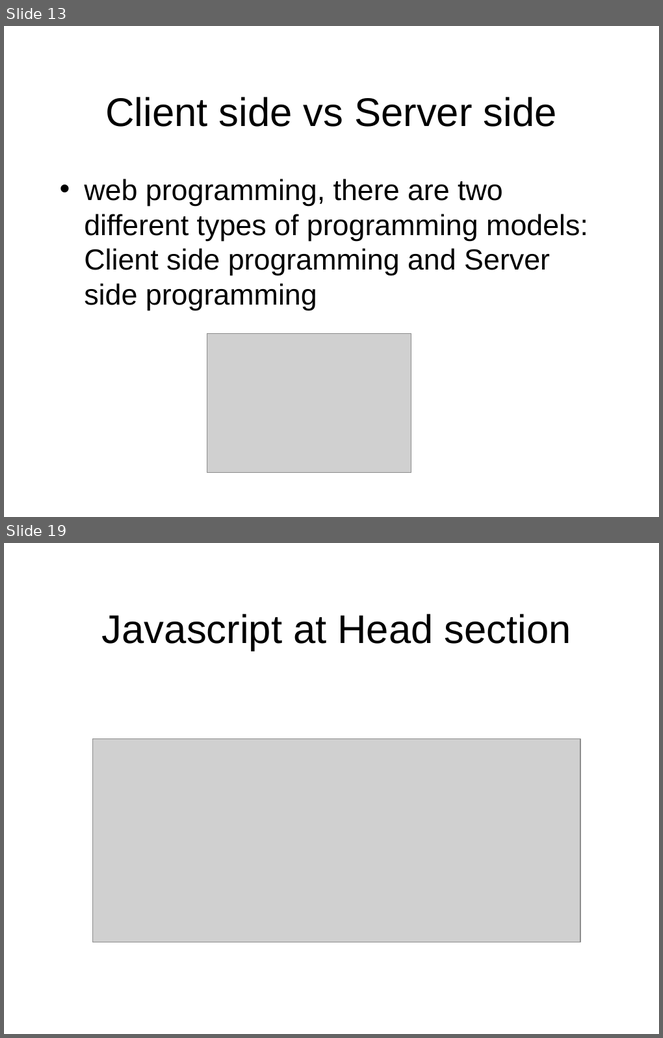
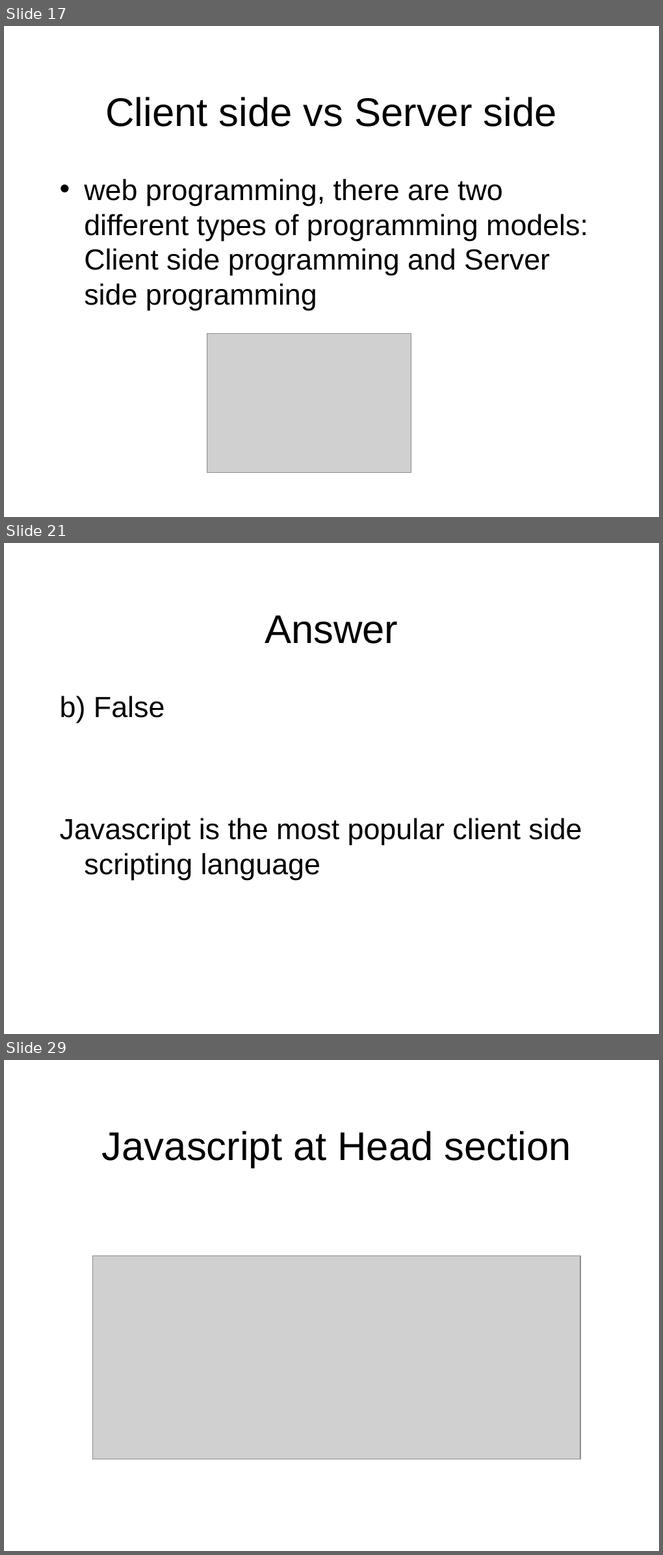
Before and after one commit to octaviordz/zjnu2017.github.io, a slide deck: WAD/lectures/080--Dynamic.vs.Static.Websites.pptx. Shown one above the other, each under a label of ours: slides 13 and 19 before the commit, slides 17, 21 and 29 after it; the slides between them are not shown. The pictures are 663x1038 and 663x1555 pixels, drawn with LibreOffice and Linux fonts; fonts in the diff are those of the drawing; grey boxes stand for pictures. Boxes give left, top, right and bottom in pixels: in the first picture for what was removed or moved away, otherwise in the second. Text is boxed around its words. In the diff, an @@ line names an element or a change of style, - is before the commit and + after.

```diff
--- a/WAD/lectures/080--Dynamic.vs.Static.Websites.pptx
+++ b/WAD/lectures/080--Dynamic.vs.Static.Websites.pptx
@@ slide 21 added at [4, 543, 659, 1034], background #FFFFFF @@
@@ title added at [265, 615, 398, 644], 44 pt, text #000000 @@
+Answer
@@ text added at [60, 696, 582, 880], 32 pt, text #000000 @@
+b) False
+Javascript is the most popular client side scripting language
@@ what was slide 13 is now slide 17 @@
@@ what was slide 19 is now slide 29 @@
```
Also in this commit, not shown: 8 slides changed, 9 other slides added.
